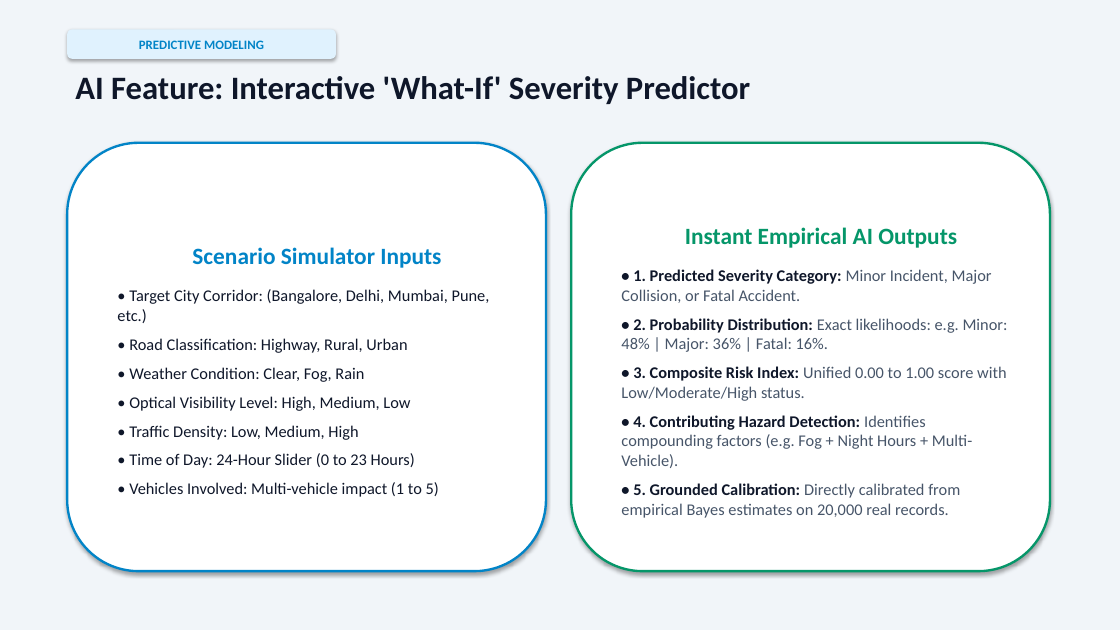
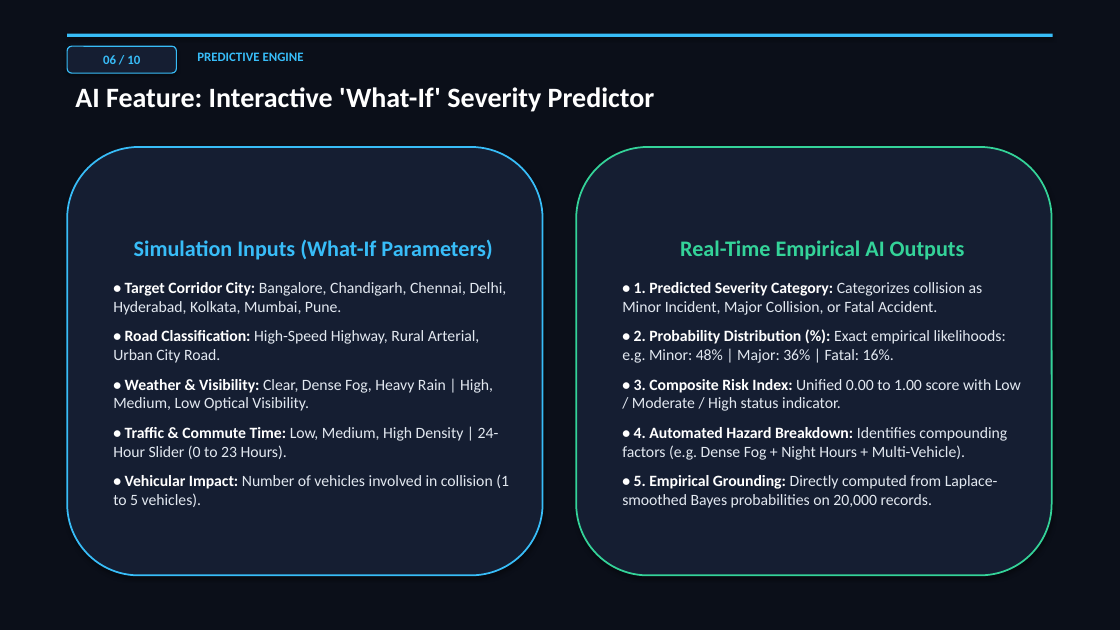
Before and after one commit to igris-bit/Road-Accident-Pattern-Analysis, a slide deck: slide 6 of docs/presentation/Road_Accident_Pattern_Analysis_Presentation.pptx. Drawn at 1120x630 pixels with LibreOffice and Linux fonts; fonts in the diff are those of the drawing. Boxes give left, top, right and bottom in pixels: in the first picture for what was removed or moved away, otherwise in the second. Text is boxed around its words. In the diff, an @@ line names an element or a change of style, - is before the commit and + after.

Commit message:
Redesign PPTX with modern deep obsidian tech theme, strict mathematical alignment, and high-visibility typography

```diff
--- a/docs/presentation/Road_Accident_Pattern_Analysis_Presentation.pptx
+++ b/docs/presentation/Road_Accident_Pattern_Analysis_Presentation.pptx
@@ rectangle at (x1=0, y1=0, x2=1120, y2=630): fill #F1F5F9 to #0B0F19 @@
@@ rounded rectangle removed at (x1=67, y1=29, x2=336, y2=59) @@
-PREDICTIVE MODELING
@@ rectangle added at (x1=67, y1=34, x2=1053, y2=37), fill #38BDF8 @@
@@ rounded rectangle added at (x1=67, y1=46, x2=176, y2=73), fill #151E32, outline #38BDF8 1 pt, 11 pt, text #38BDF8, bold @@
+06 / 10
@@ text added at (x1=197, y1=52, x2=304, y2=61), 11 pt, text #38BDF8, bold @@
+PREDICTIVE ENGINE
@@ text "AI Feature: Interactive 'What-If' Severity ..." moved from (x1=75, y1=76, x2=750, y2=104) to (x1=75, y1=87, x2=655, y2=112) @@
@@ text "AI Feature: Interactive 'What-If' Severity ..." at (x1=75, y1=87, x2=655, y2=112): size 28 to 24 pt, text colour #0F172A to #FFFFFF @@
@@ rounded rectangle "Simulation Inputs (What-If Parameters)" moved from (x1=67, y1=143, x2=546, y2=571) to (x1=67, y1=147, x2=543, y2=576) @@
@@ rounded rectangle "Simulation Inputs (What-If Parameters)" at (x1=67, y1=147, x2=543, y2=576): fill #FFFFFF to #151E32; outline #0284C7 2 pt to #38BDF8 1.5 pt @@
@@ rounded rectangle "Real-Time Empirical AI Outputs" moved from (x1=571, y1=143, x2=1050, y2=571) to (x1=576, y1=147, x2=1052, y2=576) @@
@@ rounded rectangle "Real-Time Empirical AI Outputs" at (x1=576, y1=147, x2=1052, y2=576): fill #FFFFFF to #151E32; outline #059669 2 pt to #34D399 1.5 pt @@
@@ text in rounded rectangle at (x1=113, y1=240, x2=509, y2=507): text changed; size 14 to 13.5 pt; text colour #0F172A to #E2E8F0 @@
-Scenario Simulator Inputs
-• Target City Corridor: (Bangalore, Delhi, Mumbai, Pune, etc.)
-• Road Classification: Highway, Rural, Urban
-• Weather Condition: Clear, Fog, Rain
-• Optical Visibility Level: High, Medium, Low
-• Traffic Density: Low, Medium, High
-• Time of Day: 24-Hour Slider (0 to 23 Hours)
-• Vehicles Involved: Multi-vehicle impact (1 to 5)
+Simulation Inputs (What-If Parameters)
+• Target Corridor City: Bangalore, Chandigarh, Chennai, Delhi, Hyderabad, Kolkata, Mumbai, Pune.
+• Road Classification: High-Speed Highway, Rural Arterial, Urban City Road.
+• Weather & Visibility: Clear, Dense Fog, Heavy Rain | High, Medium, Low Optical Visibility.
+• Traffic & Commute Time: Low, Medium, High Density | 24-Hour Slider (0 to 23 Hours).
+• Vehicular Impact: Number of vehicles involved in collision (1 to 5 vehicles).
@@ text in rounded rectangle at (x1=622, y1=240, x2=1021, y2=508): text changed; size 14 to 13.5 pt; text colour #475569 to #E2E8F0 @@
-Instant Empirical AI Outputs
-• 1. Predicted Severity Category: Minor Incident, Major Collision, or Fatal Accident.
-• 2. Probability Distribution: Exact likelihoods: e.g. Minor: 48% | Major: 36% | Fatal: 16%.
-• 3. Composite Risk Index: Unified 0.00 to 1.00 score with Low/Moderate/High status.
-• 4. Contributing Hazard Detection: Identifies compounding factors (e.g. Fog + Night Hours + Multi-Vehicle).
-• 5. Grounded Calibration: Directly calibrated from empirical Bayes estimates on 20,000 real records.
+Real-Time Empirical AI Outputs
+• 1. Predicted Severity Category: Categorizes collision as Minor Incident, Major Collision, or Fatal Accident.
+• 2. Probability Distribution (%): Exact empirical likelihoods: e.g. Minor: 48% | Major: 36% | Fatal: 16%.
+• 3. Composite Risk Index: Unified 0.00 to 1.00 score with Low / Moderate / High status indicator.
+• 4. Automated Hazard Breakdown: Identifies compounding factors (e.g. Dense Fog + Night Hours + Multi-Vehicle).
+• 5. Empirical Grounding: Directly computed from Laplace-smoothed Bayes probabilities on 20,000 records.
```
Also in this commit, not shown: 9 other slides changed.
